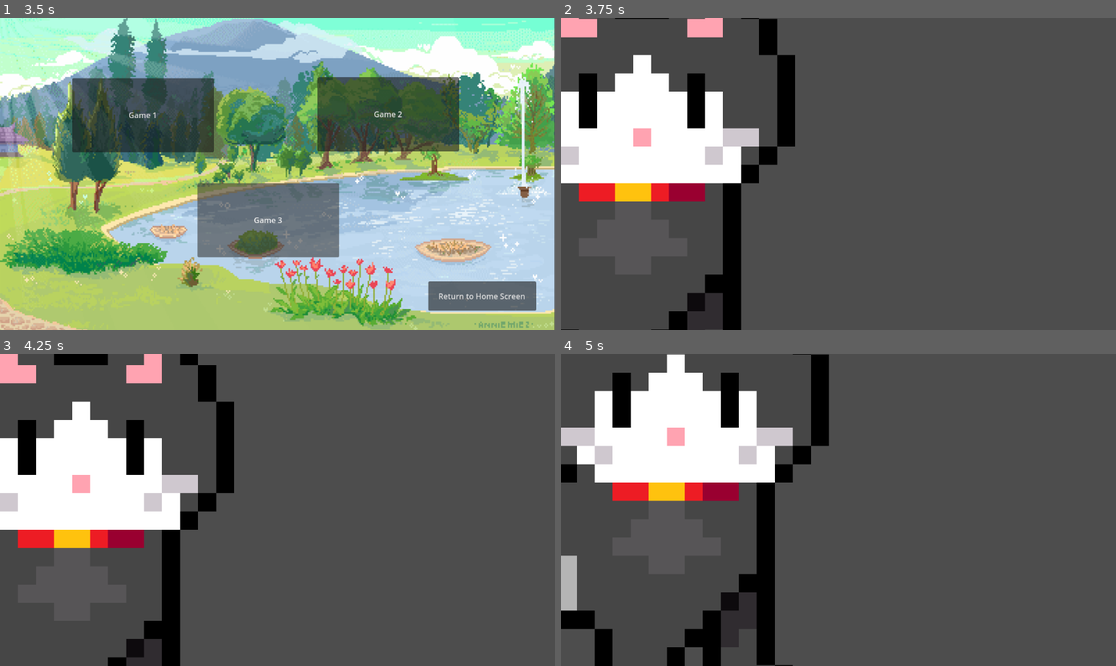
Above: before the commit, frames 1-4 (two rows, left to right).
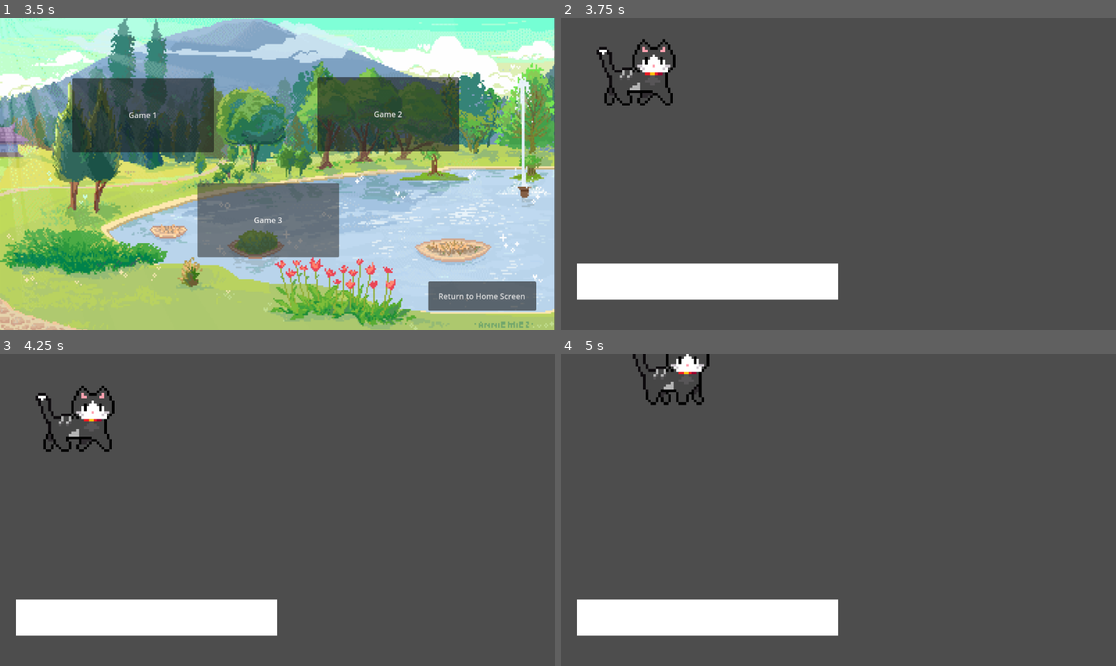
Above: after the commit, the same moments.

Repository: jade-od/Final-Project
Game: Godot game, scene res://main.tscn
Two runs of this game, one before a commit and one after it. Both use one fixed random seed, a clock stepped at 60 frames per second and the inputs below.
Inputs:
- Up to frame 1 (3.5 s): click "PLAY" at 0.5 s; click "Left" at 1.25 s; click "Right" at 2 s; click "Select" at 2.75 s
- Up to frame 2 (3.75 s): click "Game 2" at 3.5 s
- Up to frame 3 (4.25 s): no input
- Up to frame 4 (5 s): hold Right (ui_right) from 4.28 s (still down); tap Space (jump) at 4.52 s

Frame 1 is identical in both runs. In frame 2, 22% of the frame differs, in the area x 0-50%, y 0-100%; in frame 3, 23%; in frame 4, 23%.

Commit message:
huh.

Diff:
--- a/testing godot/Game2Player.gd
+++ b/testing godot/Game2Player.gd
@@ -3,6 +3,9 @@
 var gravity = 100
 var jumpheight = 100
 var speed = 100
+
+@onready var _animation_player = $AnimationPlayer
+
 
 
 func _physics_process(delta):
@@ -10,7 +13,11 @@
 		velocity.y -=jumpheight
 
 	velocity.y +=gravity *  delta
-func _process(delta):
+func _process(_delta):
 	# Player movement
 	velocity.x = speed * Input.get_action_strength("ui_right") - speed * Input.get_action_strength("ui_left")
 	move_and_slide()
+	if Input.is_action_pressed("ui_right"):
+		_animation_player.play("walking")
+	else:
+		_animation_player.stop()
--- a/testing godot/game_2.tscn
+++ b/testing godot/game_2.tscn
@@ -1,7 +1,8 @@
-[gd_scene load_steps=15 format=3 uid="uid://c81j3gnyie81g"]
+[gd_scene load_steps=20 format=3 uid="uid://c81j3gnyie81g"]
 
 [ext_resource type="Script" path="res://Game2Player.gd" id="1_aaxgc"]
 [ext_resource type="Texture2D" uid="uid://dipjkwao5xlc7" path="res://pictures /cats/cats moving/greyCatSpriteSheetFinal_.png" id="2_rkkgl"]
+[ext_resource type="Texture2D" uid="uid://cf02hi27ls4j3" path="res://pictures /cats/Screenshot 2023-12-06 at 8.47.27 PM.png" id="3_x35vq"]
 
 [sub_resource type="AtlasTexture" id="AtlasTexture_aa2d8"]
 atlas = ExtResource("2_rkkgl")
@@ -68,34 +69,134 @@
 }, {
 "duration": 1.0,
 "texture": SubResource("AtlasTexture_j1poy")
+}, {
+"duration": 1.0,
+"texture": SubResource("AtlasTexture_aa2d8")
 }],
 "loop": true,
 "name": &"default",
 "speed": 5.0
+}, {
+"frames": [{
+"duration": 1.0,
+"texture": SubResource("AtlasTexture_5mm8p")
+}, {
+"duration": 1.0,
+"texture": SubResource("AtlasTexture_2a3f0")
+}],
+"loop": true,
+"name": &"run",
+"speed": 5.0
+}, {
+"frames": [{
+"duration": 1.0,
+"texture": SubResource("AtlasTexture_aa2d8")
+}, {
+"duration": 1.0,
+"texture": SubResource("AtlasTexture_5bwua")
+}, {
+"duration": 1.0,
+"texture": SubResource("AtlasTexture_aa2d8")
+}, {
+"duration": 1.0,
+"texture": SubResource("AtlasTexture_edpkt")
+}],
+"loop": false,
+"name": &"walking",
+"speed": 5.0
 }]
 
+[sub_resource type="Animation" id="Animation_4lygn"]
+resource_name = "walking"
+tracks/0/type = "value"
+tracks/0/imported = false
+tracks/0/enabled = true
+tracks/0/path = NodePath(".:frame")
+tracks/0/interp = 1
+tracks/0/loop_wrap = true
+tracks/0/keys = {
+"times": PackedFloat32Array(0.06, 0.31, 0.6, 0.87),
+"transitions": PackedFloat32Array(1, 1, 1, 1),
+"update": 1,
+"values": [0, 1, 2, 3]
+}
+
+[sub_resource type="Animation" id="Animation_7hx4p"]
+length = 0.001
+tracks/0/type = "value"
+tracks/0/imported = false
+tracks/0/enabled = true
+tracks/0/path = NodePath(".:frame")
+tracks/0/interp = 1
+tracks/0/loop_wrap = true
+tracks/0/keys = {
+"times": PackedFloat32Array(0),
+"transitions": PackedFloat32Array(1),
+"update": 1,
+"values": [1]
+}
+
+[sub_resource type="Animation" id="Animation_obe14"]
+resource_name = "run"
+loop_mode = 1
+tracks/0/type = "value"
+tracks/0/imported = false
+tracks/0/enabled = true
+tracks/0/path = NodePath(".:frame")
+tracks/0/interp = 1
+tracks/0/loop_wrap = true
+tracks/0/keys = {
+"times": PackedFloat32Array(0.09, 0.4, 0.72, 1),
+"transitions": PackedFloat32Array(1, 1, 1, 1),
+"update": 1,
+"values": [1, 0, 1, 0]
+}
+
+[sub_resource type="AnimationLibrary" id="AnimationLibrary_a4lrr"]
+_data = {
+"RESET": SubResource("Animation_7hx4p"),
+"run": SubResource("Animation_obe14"),
+"walking": SubResource("Animation_4lygn")
+}
+
 [sub_resource type="RectangleShape2D" id="RectangleShape2D_yk88b"]
-size = Vector2(1157.12, 995.25)
-
-[sub_resource type="TileSet" id="TileSet_v8ats"]
+size = Vector2(177, 148)
+
+[sub_resource type="RectangleShape2D" id="RectangleShape2D_ahljo"]
+size = Vector2(547, 73)
 
 [node name="Game 2" type="Node2D"]
 
 [node name="Game2Player" type="CharacterBody2D" parent="."]
-position = Vector2(221, 157)
+position = Vector2(169, 64)
 script = ExtResource("1_aaxgc")
 
 [node name="AnimatedSprite2D" type="AnimatedSprite2D" parent="Game2Player"]
 texture_filter = 1
-position = Vector2(-221, -157)
-scale = Vector2(37.38, 37.98)
+position = Vector2(0, -1.52588e-05)
+scale = Vector2(5.275, 5.305)
 sprite_frames = SubResource("SpriteFrames_eu3g3")
+animation = &"walking"
+frame = 1
+
+[node name="AnimationPlayer" type="AnimationPlayer" parent="Game2Player"]
+root_node = NodePath("../AnimatedSprite2D")
+libraries = {
+"": SubResource("AnimationLibrary_a4lrr")
+}
 
 [node name="CollisionShape2D" type="CollisionShape2D" parent="Game2Player"]
-position = Vector2(-308.562, 173.375)
+position = Vector2(-15, 46)
 shape = SubResource("RectangleShape2D_yk88b")
 
-[node name="Ground" type="TileMap" parent="."]
-tile_set = SubResource("TileSet_v8ats")
-cell_quadrant_size = 32
-format = 2
+[node name="StaticBody2D" type="StaticBody2D" parent="."]
+position = Vector2(296, 432)
+
+[node name="CollisionShape2D" type="CollisionShape2D" parent="StaticBody2D"]
+position = Vector2(11, 114)
+shape = SubResource("RectangleShape2D_ahljo")
+
+[node name="Screenshot2023-12-06At8_47_27 pm" type="Sprite2D" parent="."]
+position = Vector2(304.25, 548)
+scale = Vector2(0.966964, 0.133929)
+texture = ExtResource("3_x35vq")
Not shown, added: testing godot/pictures /cats/Screenshot 2023-12-06 at 8.47.27 PM.png.import
